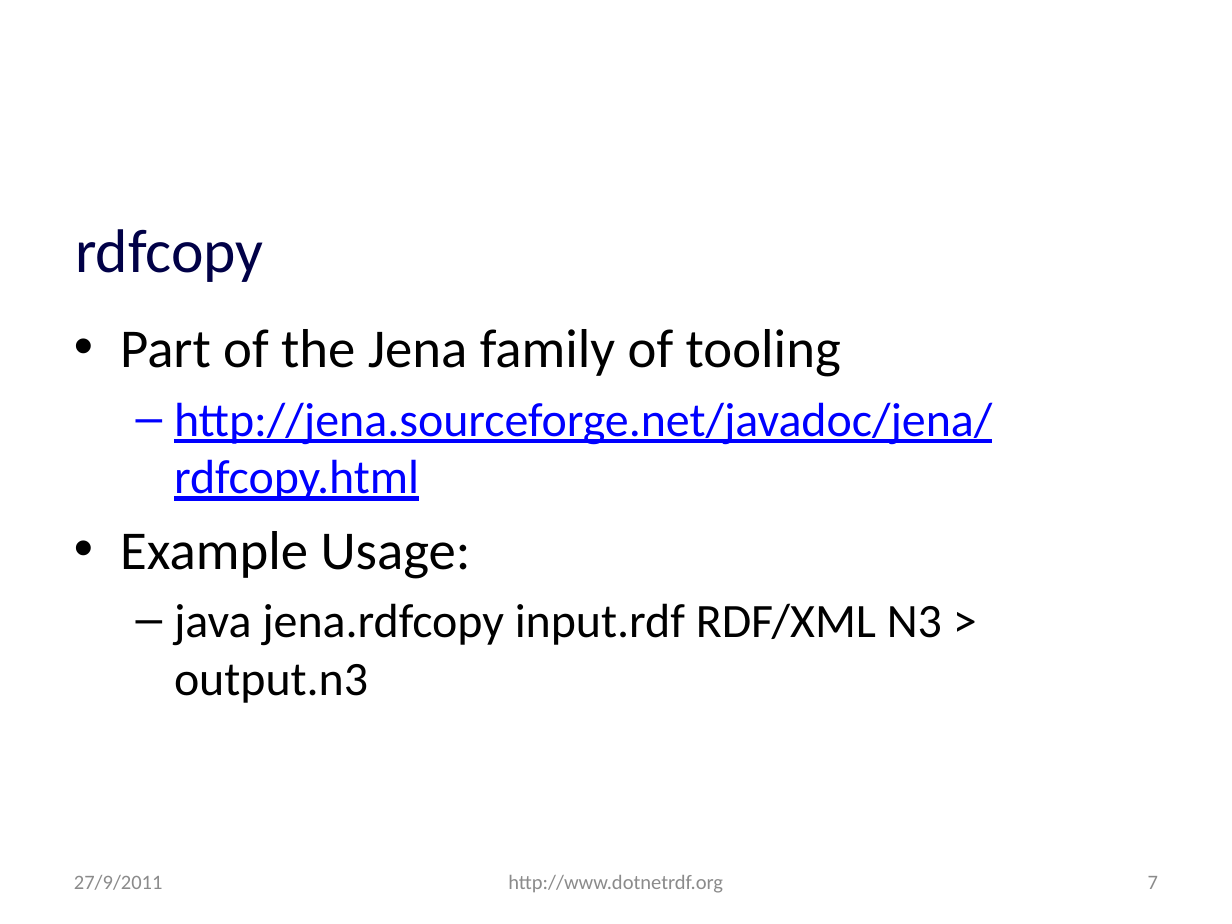
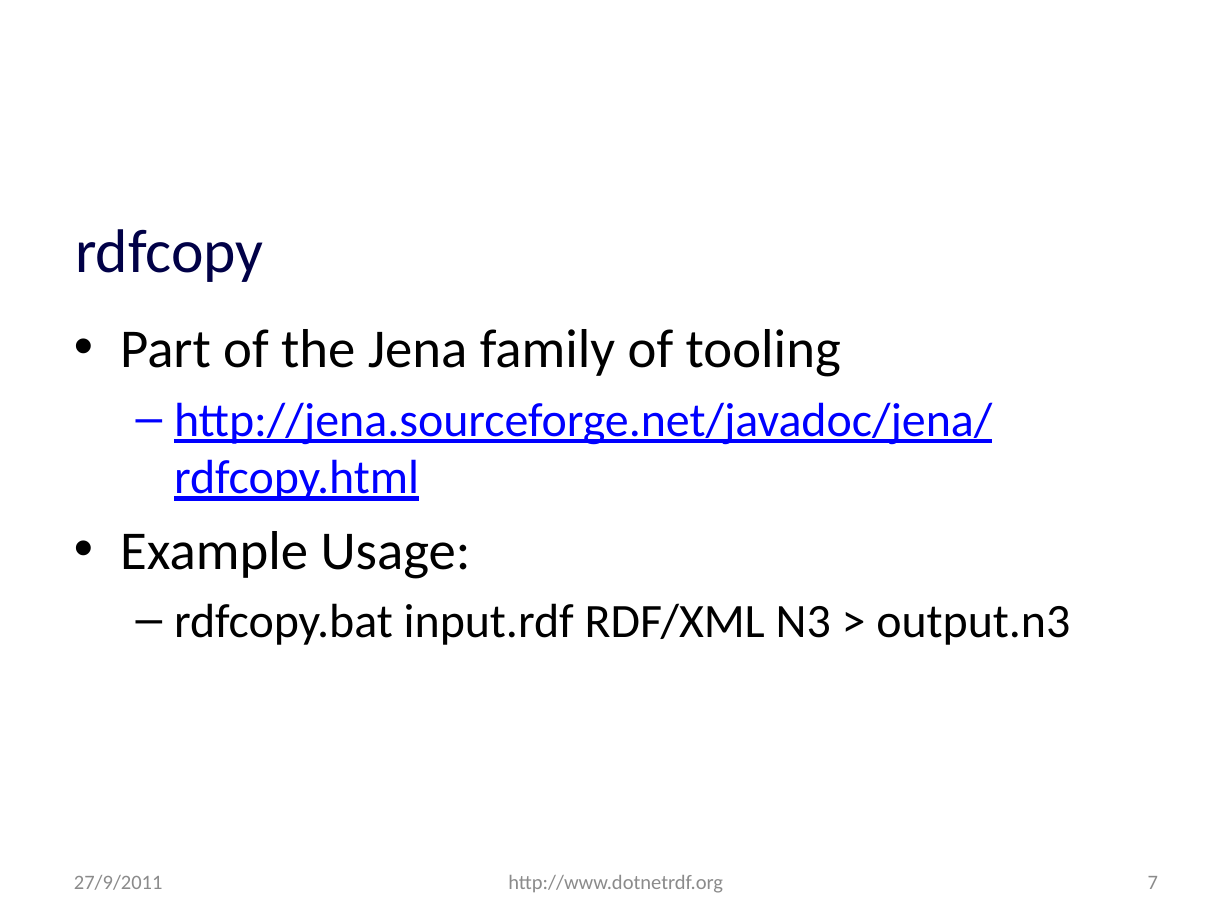
Before and after one commit to JohnGoldsmith/dotnetrdf-wiki, a slide deck: slide 7 of Slides/London SemWeb Meetup Talk Sept 2011.pptx. Drawn at 1232x924 pixels with LibreOffice and Linux fonts; fonts in the diff are those of the drawing; background and template pictures are left out. Boxes give left, top, right and bottom in pixels: in the first picture for what was removed or moved away, otherwise in the second. Text is boxed around its words. In the diff, an @@ line names an element or a change of style, - is before the commit and + after.

```diff
--- a/Slides/London SemWeb Meetup Talk Sept 2011.pptx
+++ b/Slides/London SemWeb Meetup Talk Sept 2011.pptx
@@ text at [174, 603, 1070, 645]: text changed @@
-  – java jena.rdfcopy input.rdf RDF/XML N3 > output.n3
+  – rdfcopy.bat input.rdf RDF/XML N3 > output.n3
```
Also in this commit, not shown: 5 other slides changed, 1 slide removed.
